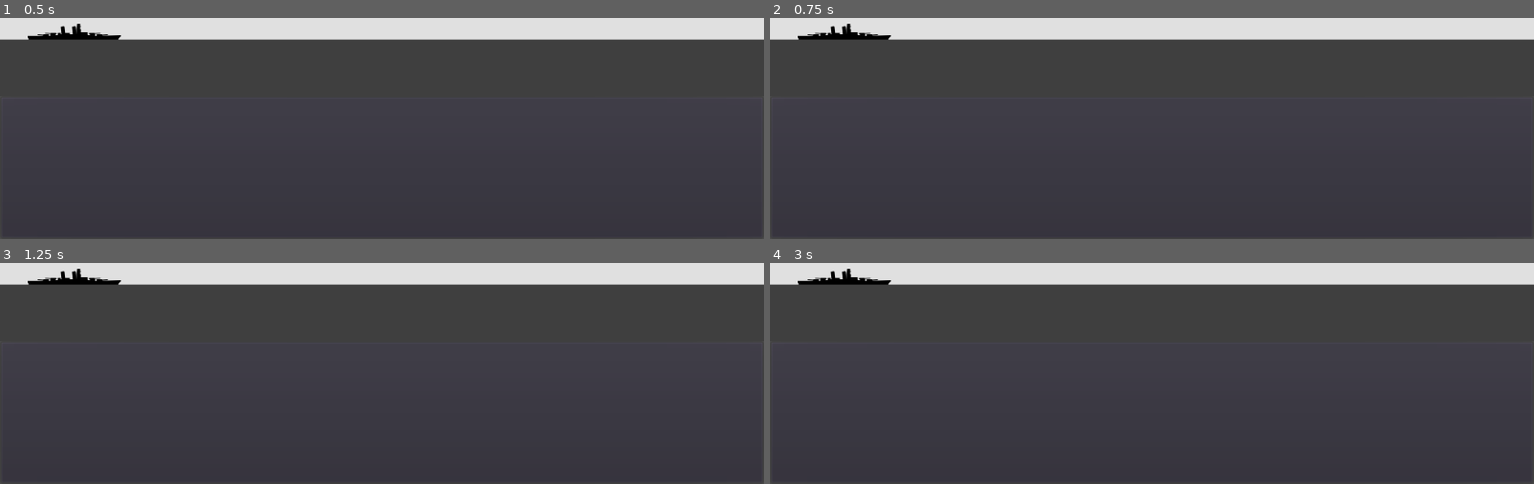
Above: before the commit, frames 1-4 (two rows, left to right).
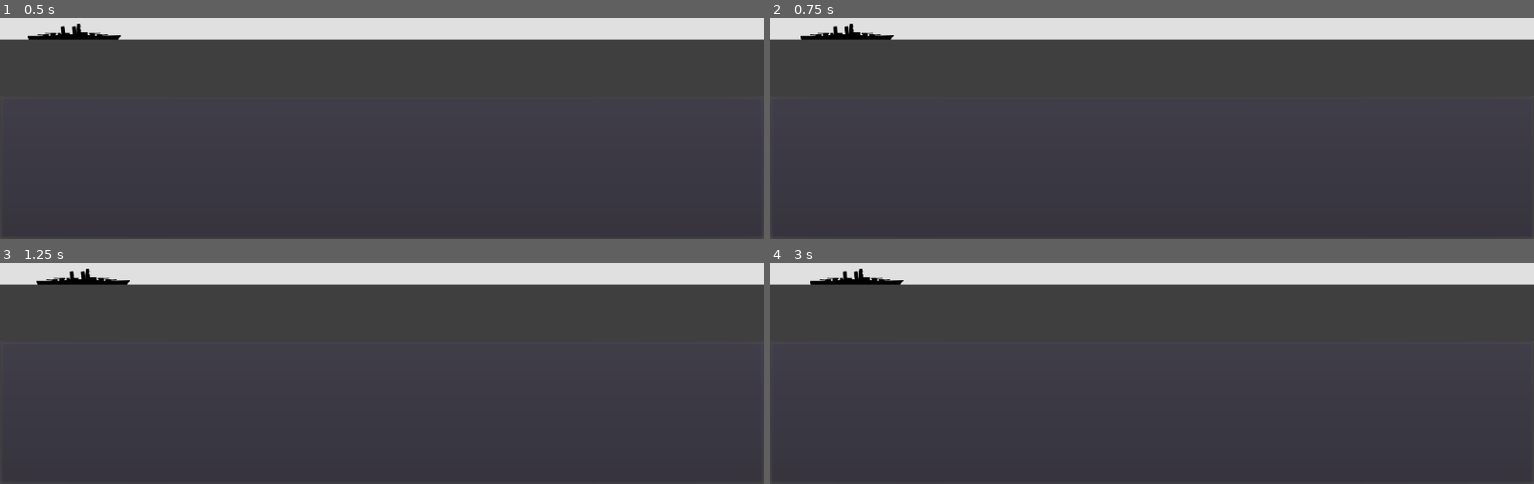
Above: after the commit, the same moments.

Repository: heppocogne/Salvo
Game: Godot game, scene res://gameplay/screen/screen.tscn
Same seed, same stepped clock (60 frames per second), same inputs: the game is played once before the commit and once after it.
Inputs:
- Up to frame 1 (0.5 s): no input
- Up to frame 2 (0.75 s): tap Enter at 0.5 s; hold Right (game_right) from 0.53 s (still down)
- Up to frame 3 (1.25 s): keep holding Right (game_right)
- Up to frame 4 (3 s): tap Space at 1.25 s; release Right (game_right) at 1.28 s; hold Left (game_left) 1.28-2.03 s; hold Right (game_right) from 2.03 s (still down); tap Enter at 2.75 s

Frame 1 is identical in both runs. In frame 2, 0.2% of the frame differs, in the area x 3-17%, y 2-10%; in frame 3, 0.3%; in frame 4, 0.3%, in the area x 3-18%, y 2-10%.
Error before the commit: Parse Error: The class "Ship" was found in global scope, but its script couldn't be loaded. (res://gameplay/projectile/projectile.gd:30)

Commit message:
Bug fix: Cyclic dependency projectiles  were falling too fast

Diff:
--- a/gameplay/projectile/projectile.gd
+++ b/gameplay/projectile/projectile.gd
@@ -16,7 +16,7 @@
 	if sync_rotation and velocity.length_squared()!=0:
 		rotation=velocity.angle()
 
-	velocity+=gravity*gravity_vec
+	velocity+=gravity*gravity_vec*delta
 
 
 func get_damage()->int:
@@ -24,6 +24,6 @@
 
 
 func _on_Projectile_area_entered(area:Area2D):
-	if area is Ship:
-		(area as Ship).hp-=get_damage()
+	if "hp" in area:
+		area.hp-=get_damage()
 	queue_free()
